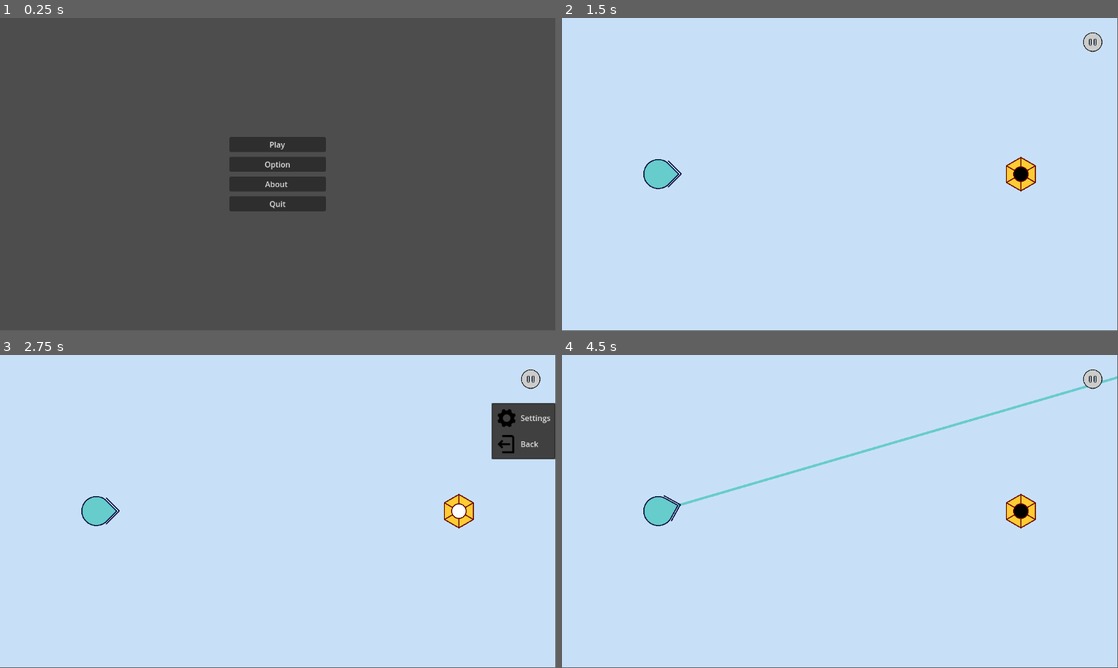
Above: before the commit, frames 1-4 (two rows, left to right).
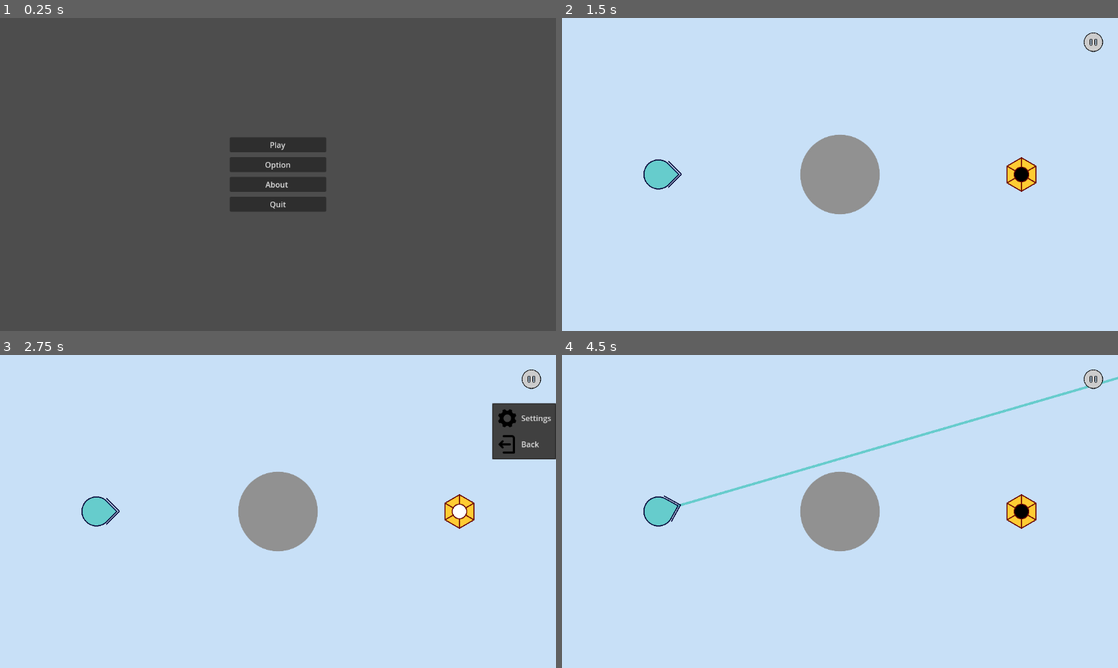
Above: after the commit, the same moments.

Repository: sulaimanmhashim/Refleraction
Game: Godot game, scene res://ui/main.tscn
The game is run twice, just before and just after one commit, with the same random seed, the same clock (stepped at 60 frames per second) and the same inputs.
Inputs (mouse positions are in pixels of both pictures, inside the frame that each line leads up to):
- Up to frame 1 (0.25 s): no input
- Up to frame 2 (1.5 s): click "Play" at 0.5 s; click "6" at 1.25 s
- Up to frame 3 (2.75 s): click (528, 380) at 2 s
- Up to frame 4 (4.5 s): tap Enter at 2.75 s; move the mouse to (962, 495) at 2.77 s; click (962, 495) at 2.92 s; tap Space at 3.5 s; move the mouse to (728, 527) at 3.52 s; click (728, 527) at 3.67 s; move the mouse to (895, 442) at 4.27 s; click (895, 442) at 4.42 s
In our replay, the window is 799x449 before the commit and 800x450 after it. These sizes can differ from the game's own. Grey fills any space a smaller window leaves; there, only what the larger window draws over its background counts as a difference.

The runs differ from the first frame. In frame 1, 0.2% of the frame differs, in the area x 47-59%, y 39-62%; in frame 2, 3.2%; in frame 3, 3.5%; in frame 4, 3.6%, in the area x 14-100%, y 4-63%.

Commit message:
Total Internal Reflection and Victory Screen
Total internal reflection is functional. Victory screen is functional.

Diff:
--- /dev/null
+++ b/level_prop/Circular_Mirror.tscn
@@ -0,0 +1,16 @@
+[gd_scene load_steps=3 format=3 uid="uid://dn1edcigyb72e"]
+
+[ext_resource type="Texture2D" uid="uid://cc71u7g1lgeh0" path="res://assets/circle_grey.png" id="1_iidql"]
+
+[sub_resource type="CircleShape2D" id="CircleShape2D_o4n51"]
+radius = 275.0
+
+[node name="CircularMirror" type="Node2D" groups=["mirror"]]
+
+[node name="StaticBody2D" type="StaticBody2D" parent="." groups=["mirror"]]
+
+[node name="CollisionShape2D" type="CollisionShape2D" parent="StaticBody2D" groups=["mirror"]]
+shape = SubResource("CircleShape2D_o4n51")
+
+[node name="CircleGrey" type="Sprite2D" parent="StaticBody2D" groups=["mirror"]]
+texture = ExtResource("1_iidql")
--- /dev/null
+++ b/level_prop/Convex_Lens.tscn
@@ -0,0 +1,8 @@
+[gd_scene format=3 uid="uid://dlvnbtylsbkja"]
+
+[node name="ConvexLens" type="Node2D"]
+
+[node name="Area2D" type="Area2D" parent="."]
+
+[node name="CollisionPolygon2D" type="CollisionPolygon2D" parent="Area2D"]
+polygon = PackedVector2Array(0, 1, -1, 0, 0, -1, 1, 0)
--- a/level_prop/Mirror.tscn
+++ b/level_prop/Mirror.tscn
@@ -11,5 +11,5 @@
 shape = SubResource("RectangleShape2D_cu7fq")
 
 [node name="Polygon2D" type="Polygon2D" parent="StaticBody2D" groups=["mirror"]]
-color = Color(0.716296, 0.716296, 0.716296, 1)
+color = Color(0.57, 0.57, 0.57, 1)
 polygon = PackedVector2Array(-125, -15, 125, -15, 125, 15, -125, 15)
--- a/levels/Level_6.tscn
+++ b/levels/Level_6.tscn
@@ -1,9 +1,10 @@
-[gd_scene load_steps=5 format=3 uid="uid://b7rl5yurnlw32"]
+[gd_scene load_steps=6 format=3 uid="uid://b7rl5yurnlw32"]
 
 [ext_resource type="PackedScene" uid="uid://djajthv4aksdk" path="res://level_prop/Emitter.tscn" id="1_f867l"]
 [ext_resource type="PackedScene" uid="uid://dhgrdfn5b2wr5" path="res://ui/overlay.tscn" id="1_kenjx"]
 [ext_resource type="PackedScene" uid="uid://rxsxs7brmcjs" path="res://level_prop/Absorber.tscn" id="2_jo0ui"]
 [ext_resource type="PackedScene" uid="uid://ixwe51mcso6j" path="res://level_prop/Air.tscn" id="2_mglc2"]
+[ext_resource type="PackedScene" uid="uid://dn1edcigyb72e" path="res://level_prop/Circular_Mirror.tscn" id="5_3sgqg"]
 
 [node name="Level1" type="Node2D"]
 
@@ -20,3 +21,7 @@
 
 [node name="Absorber" parent="." instance=ExtResource("2_jo0ui")]
 position = Vector2(952, 324)
+
+[node name="CircularMirror" parent="." instance=ExtResource("5_3sgqg")]
+position = Vector2(576, 324)
+scale = Vector2(0.3, 0.3)
--- a/project.godot
+++ b/project.godot
@@ -22,7 +22,7 @@
 
 [display]
 
-window/size/resizable=false
+window/stretch/mode="viewport"
 
 [dotnet]
 
--- a/scripts/absorber.gd
+++ b/scripts/absorber.gd
@@ -9,6 +9,7 @@
 
 # Called when the node enters the scene tree for the first time.
 func _ready():
+	Music.victory = false
 	is_full = false
 	is_recieving = false
 	ray = null
@@ -35,4 +36,5 @@
 		is_full=true
 		sprite.play("full")
 		temp.get_parent().victory=true
+		Music.victory = true
 		#get_tree().paused = true
--- a/scripts/emitter.gd
+++ b/scripts/emitter.gd
@@ -65,11 +65,11 @@
 
 				if collider.is_in_group("medium"):
 					if first_medium==null:
-						print(collider.get_parent().get_name())
+						#print(collider.get_parent().get_name())
 						first_medium=collider
 						continue
 					if first_medium!=null:
-						print("this")
+						#print("this")
 						var in_dir = target-origin
 						var normal_angle = (-normal).angle()
 						var incident_angle  = (-normal).angle_to(in_dir)
@@ -78,6 +78,15 @@
 															normal_angle,
 															first_medium.get_name(),
 															collider.get_name())
+
+						if refracted_angle == INF:
+							var out_dir = in_dir.bounce(normal)
+
+							origin = target
+							end = out_dir
+							ray.force_raycast_update()
+							continue
+
 						origin = target
 						end = Vector2.from_angle(refracted_angle)
 						ray.force_raycast_update()
@@ -110,6 +119,15 @@
 		n2=air
 
 	var sin_ang = (n1 / n2) * sin(incident)
+	#print(sin_ang)
+	sin_ang = max(-1.0, min(1.0, sin_ang))
+	#print(sin_ang)
+
+	if sin_ang>=1:
+		return INF
+	if sin_ang<=-1:
+		return INF
+
 	var refracted = asin(sin_ang)
 
 	return refracted+normal
--- a/scripts/music.gd
+++ b/scripts/music.gd
@@ -1,6 +1,7 @@
 extends AudioStreamPlayer
 
 const music_bg = preload("res://assets/music_bg.mp3")
+var victory = false
 
 func _play_music(music: AudioStream, volume = 0.0):
 	if stream==music:
--- a/scripts/overlay.gd
+++ b/scripts/overlay.gd
@@ -1,11 +1,26 @@
 extends Control
 
 @onready var pauseButton = $AspectRatioContainer/Pause
+@onready var victoryScreen = $Victory_Screen
+@onready var victoryAnim = $Victory_Screen/AnimationPlayer
+
+var animPlaying
 
 func _ready():
 	var popup=pauseButton.get_popup()
 	popup.id_pressed.connect(file_menu)
+	victoryScreen.hide()
 	Music.play_music_level()
+	animPlaying = false
+
+func _process(_delta):
+	if Music.victory:
+		victoryScreen.show()
+		if not animPlaying:
+			victoryAnim.play("blur")
+			animPlaying = true
+	else:
+		victoryScreen.hide()
 
 func _on_pause_toggled(_toggled_on):
 	var is_paused = get_tree().paused
@@ -17,3 +32,6 @@
 func file_menu(id):
 	if id==1:
 		get_tree().change_scene_to_file("res://ui/level_select.tscn")
+
+func _on_button_pressed():
+	get_tree().change_scene_to_file("res://ui/level_select.tscn")
--- a/ui/overlay.tscn
+++ b/ui/overlay.tscn
@@ -1,9 +1,141 @@
-[gd_scene load_steps=5 format=3 uid="uid://dhgrdfn5b2wr5"]
+[gd_scene load_steps=12 format=3 uid="uid://dhgrdfn5b2wr5"]
 
 [ext_resource type="Script" path="res://scripts/overlay.gd" id="1_e2pbu"]
 [ext_resource type="Texture2D" uid="uid://nfixd75k1gn7" path="res://assets/pausebutton.png" id="1_qlx6t"]
 [ext_resource type="Texture2D" uid="uid://ccmcf4nedu2ai" path="res://assets/settings_50x50.png" id="2_57d26"]
 [ext_resource type="Texture2D" uid="uid://r06jq2tkdqi4" path="res://assets/exit_50x50.png" id="3_tgvwk"]
+[ext_resource type="Shader" path="res://ui/overlay.gdshader" id="5_a8xuf"]
+[ext_resource type="Theme" uid="uid://bflksirhu6ras" path="res://themes/button_text.tres" id="6_lb13b"]
+
+[sub_resource type="ShaderMaterial" id="ShaderMaterial_14dbo"]
+shader = ExtResource("5_a8xuf")
+shader_parameter/lod = 0.0
+
+[sub_resource type="LabelSettings" id="LabelSettings_1daho"]
+font_size = 64
+
+[sub_resource type="Animation" id="Animation_ryx6m"]
+resource_name = "blur"
+length = 0.3
+tracks/0/type = "bezier"
+tracks/0/imported = false
+tracks/0/enabled = true
+tracks/0/path = NodePath(".:modulate:r")
+tracks/0/interp = 1
+tracks/0/loop_wrap = true
+tracks/0/keys = {
+"handle_modes": PackedInt32Array(0, 0),
+"points": PackedFloat32Array(1, -0.25, 0, 0.25, 0, 1, -0.25, 0, 0.25, 0),
+"times": PackedFloat32Array(0, 0.3)
+}
+tracks/1/type = "bezier"
+tracks/1/imported = false
+tracks/1/enabled = true
+tracks/1/path = NodePath(".:modulate:g")
+tracks/1/interp = 1
+tracks/1/loop_wrap = true
+tracks/1/keys = {
+"handle_modes": PackedInt32Array(0, 0),
+"points": PackedFloat32Array(1, -0.25, 0, 0.25, 0, 1, -0.25, 0, 0.25, 0),
+"times": PackedFloat32Array(0, 0.3)
+}
+tracks/2/type = "bezier"
+tracks/2/imported = false
+tracks/2/enabled = true
+tracks/2/path = NodePath(".:modulate:b")
+tracks/2/interp = 1
+tracks/2/loop_wrap = true
+tracks/2/keys = {
+"handle_modes": PackedInt32Array(0, 0),
+"points": PackedFloat32Array(1, -0.25, 0, 0.25, 0, 1, -0.25, 0, 0.25, 0),
+"times": PackedFloat32Array(0, 0.3)
+}
+tracks/3/type = "bezier"
+tracks/3/imported = false
+tracks/3/enabled = true
+tracks/3/path = NodePath(".:modulate:a")
+tracks/3/interp = 1
+tracks/3/loop_wrap = true
+tracks/3/keys = {
+"handle_modes": PackedInt32Array(0, 0),
+"points": PackedFloat32Array(0, -0.25, 0, 0.25, 0, 1, -0.25, 0, 0.25, 0),
+"times": PackedFloat32Array(0, 0.3)
+}
+tracks/4/type = "bezier"
+tracks/4/imported = false
+tracks/4/enabled = true
+tracks/4/path = NodePath("ColorRect:material:shader_parameter/lod")
+tracks/4/interp = 1
+tracks/4/loop_wrap = true
+tracks/4/keys = {
+"handle_modes": PackedInt32Array(0, 0),
+"points": PackedFloat32Array(0, -0.25, 0, 0.25, 0, 0.8, -0.25, 0, 0.25, 0),
+"times": PackedFloat32Array(0, 0.3)
+}
+
+[sub_resource type="Animation" id="Animation_0gimx"]
+length = 0.001
+tracks/0/type = "bezier"
+tracks/0/imported = false
+tracks/0/enabled = true
+tracks/0/path = NodePath(".:modulate:r")
+tracks/0/interp = 1
+tracks/0/loop_wrap = true
+tracks/0/keys = {
+"handle_modes": PackedInt32Array(0),
+"points": PackedFloat32Array(1, -0.25, 0, 0.25, 0),
+"times": PackedFloat32Array(0)
+}
+tracks/1/type = "bezier"
+tracks/1/imported = false
+tracks/1/enabled = true
+tracks/1/path = NodePath(".:modulate:g")
+tracks/1/interp = 1
+tracks/1/loop_wrap = true
+tracks/1/keys = {
+"handle_modes": PackedInt32Array(0),
+"points": PackedFloat32Array(1, -0.25, 0, 0.25, 0),
+"times": PackedFloat32Array(0)
+}
+tracks/2/type = "bezier"
+tracks/2/imported = false
+tracks/2/enabled = true
+tracks/2/path = NodePath(".:modulate:b")
+tracks/2/interp = 1
+tracks/2/loop_wrap = true
+tracks/2/keys = {
+"handle_modes": PackedInt32Array(0),
+"points": PackedFloat32Array(1, -0.25, 0, 0.25, 0),
+"times": PackedFloat32Array(0)
+}
+tracks/3/type = "bezier"
+tracks/3/imported = false
+tracks/3/enabled = true
+tracks/3/path = NodePath(".:modulate:a")
+tracks/3/interp = 1
+tracks/3/loop_wrap = true
+tracks/3/keys = {
+"handle_modes": PackedInt32Array(0),
+"points": PackedFloat32Array(0, -0.25, 0, 0.25, 0),
+"times": PackedFloat32Array(0)
+}
+tracks/4/type = "bezier"
+tracks/4/imported = false
+tracks/4/enabled = true
+tracks/4/path = NodePath("ColorRect:material:shader_parameter/lod")
+tracks/4/interp = 1
+tracks/4/loop_wrap = true
+tracks/4/keys = {
+"handle_modes": PackedInt32Array(0),
+"points": PackedFloat32Array(0, -0.25, 0, 0.25, 0),
+"times": PackedFloat32Array(0)
+}
+
+[sub_resource type="AnimationLibrary" id="AnimationLibrary_c6gtf"]
+_data = {
+"RESET": SubResource("Animation_0gimx"),
+"blur": SubResource("Animation_ryx6m")
+}
 
 [node name="Overlay" type="Control"]
 layout_mode = 3
@@ -39,4 +171,71 @@
 popup/item_1/icon = ExtResource("3_tgvwk")
 popup/item_1/id = 1
 
+[node name="Victory_Screen" type="Control" parent="."]
+modulate = Color(1, 1, 1, 0)
+layout_mode = 1
+anchors_preset = 15
+anchor_right = 1.0
+anchor_bottom = 1.0
+grow_horizontal = 2
+grow_vertical = 2
+
+[node name="ColorRect" type="ColorRect" parent="Victory_Screen"]
+material = SubResource("ShaderMaterial_14dbo")
+layout_mode = 1
+anchors_preset = 15
+anchor_right = 1.0
+anchor_bottom = 1.0
+grow_horizontal = 2
+grow_vertical = 2
+
+[node name="Panel" type="Panel" parent="Victory_Screen"]
+custom_minimum_size = Vector2(500, 250)
+layout_mode = 1
+anchors_preset = 8
+anchor_left = 0.5
+anchor_top = 0.5
+anchor_right = 0.5
+anchor_bottom = 0.5
+offset_left = -20.0
+offset_top = -20.0
+offset_right = 20.0
+offset_bottom = 20.0
+grow_horizontal = 2
+grow_vertical = 2
+
+[node name="VBoxContainer" type="VBoxContainer" parent="Victory_Screen/Panel"]
+layout_mode = 1
+anchors_preset = 8
+anchor_left = 0.5
+anchor_top = 0.5
+anchor_right = 0.5
+anchor_bottom = 0.5
+offset_left = -166.0
+offset_top = -96.0
+offset_right = 166.0
+offset_bottom = 96.0
+grow_horizontal = 2
+grow_vertical = 2
+
+[node name="Label" type="Label" parent="Victory_Screen/Panel/VBoxContainer"]
+layout_mode = 2
+text = "YOU WON!"
+label_settings = SubResource("LabelSettings_1daho")
+horizontal_alignment = 1
+
+[node name="Button" type="Button" parent="Victory_Screen/Panel/VBoxContainer"]
+custom_minimum_size = Vector2(300, 100)
+layout_mode = 2
+size_flags_horizontal = 4
+size_flags_vertical = 4
+theme = ExtResource("6_lb13b")
+text = "Continue"
+
+[node name="AnimationPlayer" type="AnimationPlayer" parent="Victory_Screen"]
+libraries = {
+"": SubResource("AnimationLibrary_c6gtf")
+}
+
 [connection signal="toggled" from="AspectRatioContainer/Pause" to="." method="_on_pause_toggled"]
+[connection signal="pressed" from="Victory_Screen/Panel/VBoxContainer/Button" to="." method="_on_button_pressed"]
Binary file added: assets/circle_grey.png
Not shown, added: assets/circle_grey.png.import
